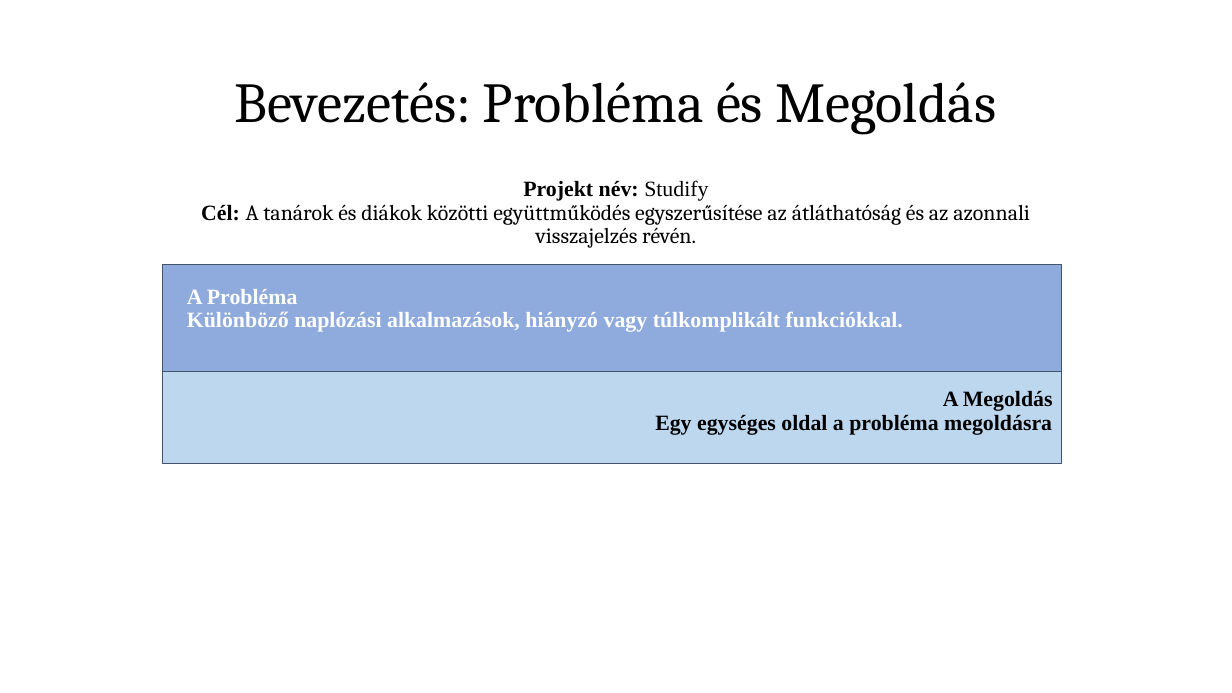
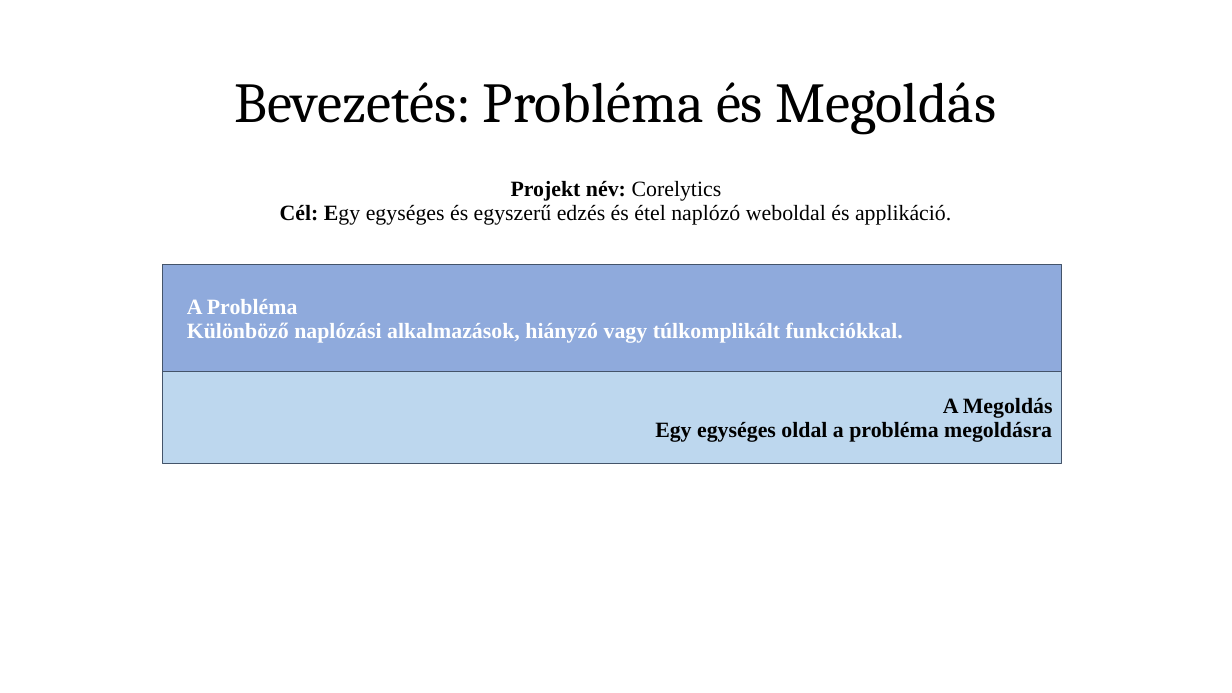
Before and after one commit to tomex1337/13_S1_6_vizsgaremek, a slide deck: slide 2 of docs/Prezentáció/Corelytics presentation.pptx. Drawn at 1232x693 pixels with LibreOffice and Linux fonts; fonts in the diff are those of the drawing. Boxes give left, top, right and bottom in pixels: in the first picture for what was removed or moved away, otherwise in the second. Text is boxed around its words. In the diff, an @@ line names an element or a change of style, - is before the commit and + after.

Commit message:
fix: prezi

```diff
--- a/docs/Prezentáció/Corelytics presentation.pptx
+++ b/docs/Prezentáció/Corelytics presentation.pptx
@@ text at <box>280,181,951,225</box>: text changed; font Cambria to Times New Roman @@
-Projekt név: Studify
-Cél: A tanárok és diákok közötti együttműködés egyszerűsítése az átláthatóság és az azonnali visszajelzés révén.
+Projekt név: Corelytics
+Cél: Egy egységes és egyszerű edzés és étel naplózó weboldal és applikáció.
@@ text "A Probléma Különböző naplózási alkalmazások, ...": place and size @@
-text "A Probléma Különböző naplózási alkalmazások, ..." at <box>187,289,903,332</box>
+text "A Probléma Különböző naplózási alkalmazások, ..." at <box>187,299,903,343</box>
@@ text "A Megoldás Egy egységes oldal ...": place and size @@
-text "A Megoldás Egy egységes oldal ..." at <box>655,391,1053,435</box>
+text "A Megoldás Egy egységes oldal ..." at <box>655,398,1053,442</box>
```
